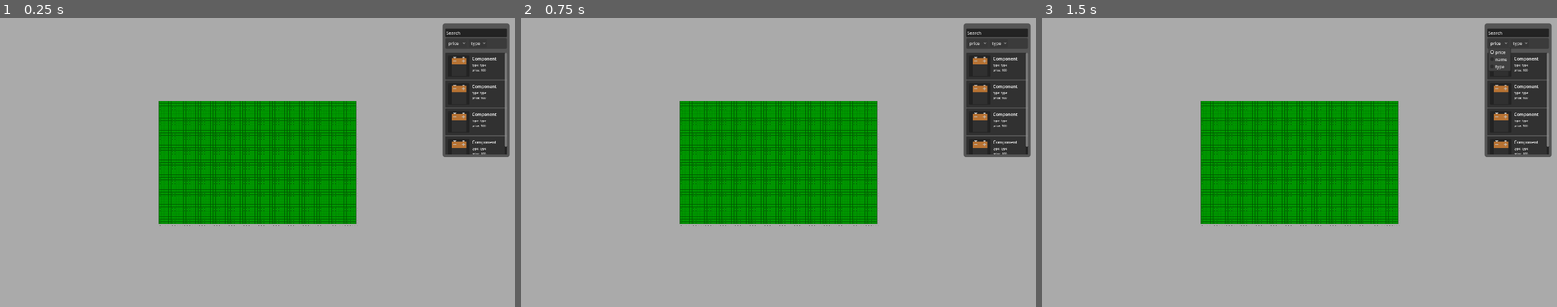
Above: before the commit, frames 1-3 (left to right).
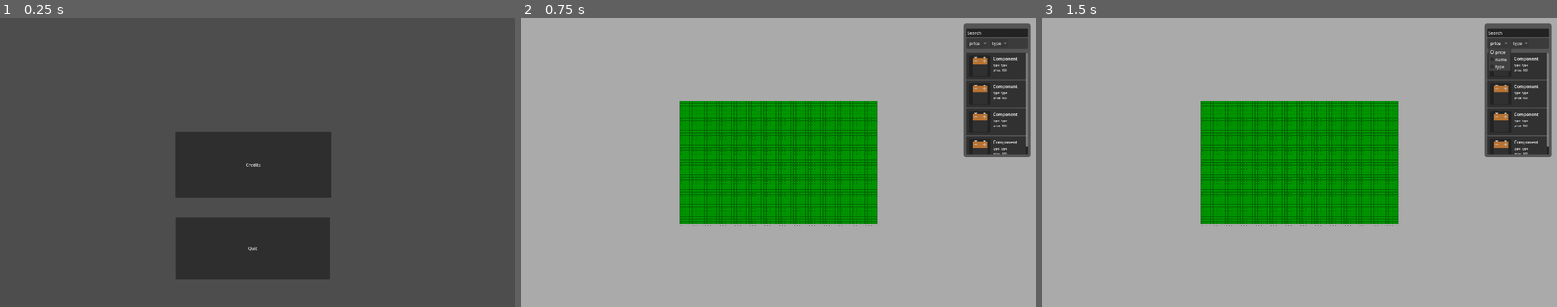
Above: after the commit, the same moments.

Repository: kankern69-max/game-godot
Game: Godot game, scene res://main_menu.tscn
Two runs of this game, one before a commit and one after it. Both use one fixed random seed, a clock stepped at 60 frames per second and the inputs below. Before the commit the project starts from res://game.tscn.
Inputs (mouse positions are in pixels of both pictures, inside the frame that each line leads up to):
- Up to frame 1 (0.25 s): no input
- Up to frame 2 (0.75 s): click (773, 75) at 0.52 s
- Up to frame 3 (1.5 s): click "price" at 1.25 s

The runs differ from the first frame. In frame 1, 98% of the frame differs, in the area x 0-100%, y 0-100%; in frame 2, nothing differs; in frame 3, nothing differs.

Commit message:
Main menu now works fully

Diff:
--- a/pcd-desinger-v-1/main_menu.tscn
+++ b/pcd-desinger-v-1/main_menu.tscn
@@ -16,13 +16,12 @@
 grow_vertical = 2
 mouse_filter = 2
 
-[node name="Start" type="Button" parent="." unique_id=1362108435]
+[node name="Start" type="TextureButton" parent="." unique_id=358572145]
 layout_mode = 0
 offset_left = 653.0
 offset_top = 105.0
 offset_right = 1227.0
 offset_bottom = 330.0
-text = "Start de game nigga"
 
 [node name="Quit" type="Button" parent="." unique_id=1824048329]
 layout_mode = 0
--- a/pcd-desinger-v-1/project.godot
+++ b/pcd-desinger-v-1/project.godot
@@ -11,7 +11,7 @@
 [application]
 
 config/name="pcd desinger v1"
-run/main_scene="uid://dk3yvefch2caj"
+run/main_scene="uid://dhj2y5ytp777n"
 config/features=PackedStringArray("4.6", "Forward Plus")
 
 [autoload]
Not shown, added: pcd-desinger-v-1/components/Achtergrond_knop.png.import
